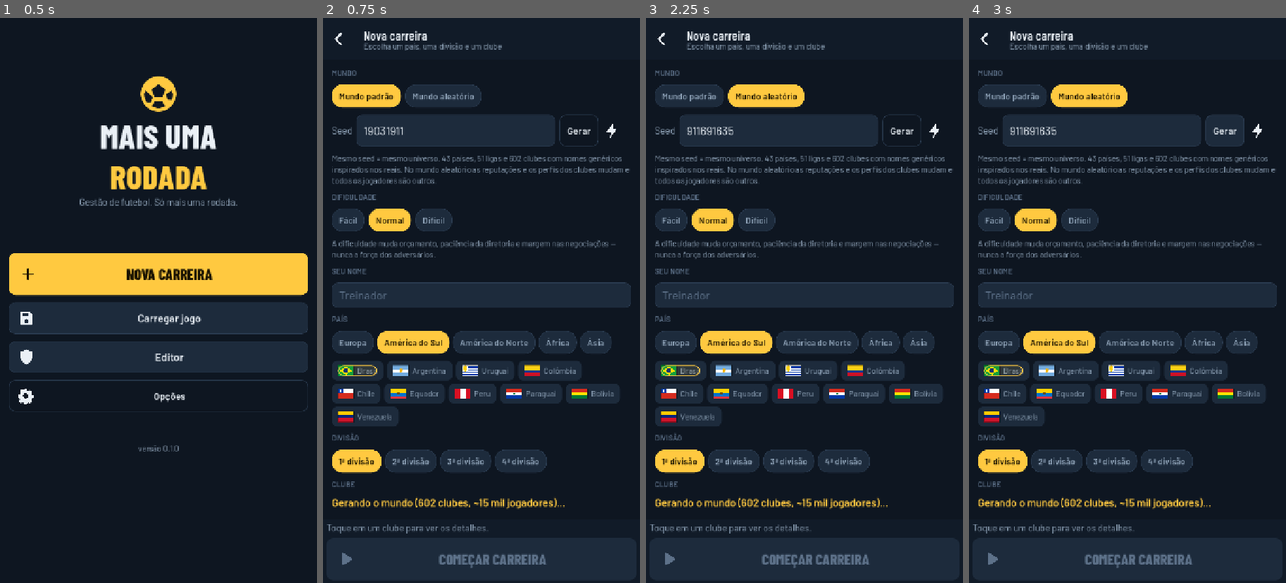
Above: before the commit, frames 1-4 (left to right).
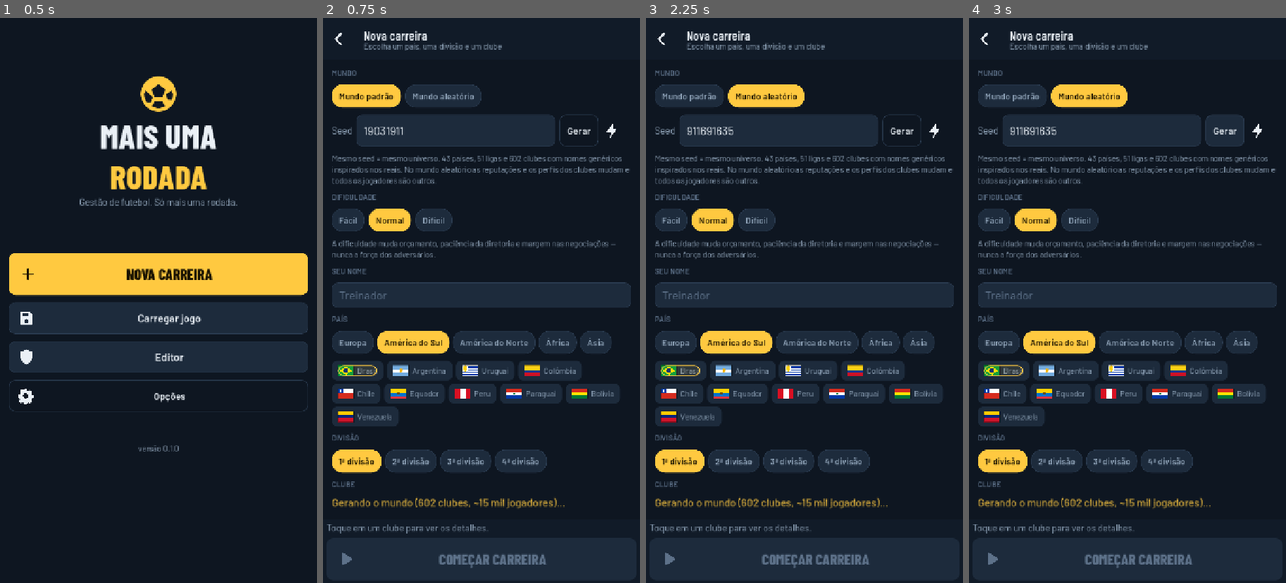
Above: after the commit, the same moments.

Repository: fragamurilo-netizen/games-and-games
Game: Godot game, scene res://scenes/main.tscn
The game is run twice, just before and just after one commit, with the same random seed, the same clock (stepped at 60 frames per second) and the same inputs.
Inputs:
- Up to frame 1 (0.5 s): no input
- Up to frame 2 (0.75 s): click "NOVA CARREIRA" at 0.5 s
- Up to frame 3 (2.25 s): click "Mundo padrão" at 1.25 s; click "Mundo aleatório" at 2 s
- Up to frame 4 (3 s): click "Gerar" at 2.75 s

Frame 1 is identical in both runs. In frame 2, 0.5% of the frame differs, in the area x 2-77%, y 85-87%; in frame 3, 0.5%; in frame 4, 0.5%.

Commit message:
Resposta ao toque, sombra/esmaecido nas bordas da rolagem e volta ao topo suave
- Botões, chips, linhas e abas encolhem levemente enquanto pressionados.
- Sombra sob a barra superior quando o conteúdo rolou; esmaecido no pé da tela
  quando ainda há conteúdo abaixo.
- Tocar na barra superior (ou de novo na aba atual) volta ao topo deslizando.
- scroll_check confere que a linha tocada volta ao tamanho após o arrasto.

Co-Authored-By: Claude Opus 5.5 <noreply@anthropic.com>
Claude-Session: https://claude.ai/code/session_01JiNczARFEMYUpKPPJFEJcv

Diff:
--- a/mais-uma-rodada/scripts/ui/base_screen.gd
+++ b/mais-uma-rodada/scripts/ui/base_screen.gd
@@ -56,7 +56,11 @@
 	return get_node_or_null("Body/Scroll") as ScrollContainer
 
 
+## Volta ao topo deslizando (tocar de novo na aba atual ou no título da barra superior).
 func scroll_to_top() -> void:
 	var s := scroll()
-	if s != null:
-		s.scroll_vertical = 0
+	if s == null or s.scroll_vertical == 0:
+		return
+	var tw := s.create_tween()
+	tw.tween_property(s, "scroll_vertical", 0, clampf(s.scroll_vertical / 4000.0, 0.15, 0.35)) \
+		.set_trans(Tween.TRANS_CUBIC).set_ease(Tween.EASE_OUT)
--- a/mais-uma-rodada/scripts/ui/components/bottom_nav.gd
+++ b/mais-uma-rodada/scripts/ui/components/bottom_nav.gd
@@ -30,6 +30,7 @@
 		b.custom_minimum_size = Vector2(0, 92)
 		b.toggle_mode = true
 		b.focus_mode = Control.FOCUS_NONE
+		UIKit.press_fx(b, null, 0.92)
 		var tab: String = t[0]
 		b.pressed.connect(func():
 			AudioManager.click()
--- a/mais-uma-rodada/scripts/ui/main.gd
+++ b/mais-uma-rodada/scripts/ui/main.gd
@@ -10,17 +10,74 @@
 @onready var toast_host: VBoxContainer = $Overlay/ToastBox/ToastHost
 
 var _safe := Rect2()
+var _shadow: TextureRect
+var _fade: TextureRect
 
 
 func _ready() -> void:
 	UIManager.register_main(self)
 	add_child(TouchScroll.new())
+	_shadow = _edge(Color(0, 0, 0, 0.45), Color(0, 0, 0, 0))
+	_fade = _edge(Color(UIColors.BG, 0.0), Color(UIColors.BG, 0.92))
+	# Tocar na barra superior leva a tela de volta ao topo.
+	top_bar.gui_input.connect(func(ev: InputEvent):
+		if ev is InputEventMouseButton and ev.pressed and ev.button_index == MOUSE_BUTTON_LEFT:
+			var cur := UIManager.current()
+			if cur != null:
+				cur.scroll_to_top())
 	get_viewport().size_changed.connect(_update_safe_area)
 	_update_safe_area()
 	top_bar.back_pressed.connect(func(): UIManager.handle_back())
 	bottom_nav.tab_selected.connect(_on_tab)
 	GameManager.world_changed.connect(func(): UIManager.refresh_chrome())
 	UIManager.goto("menu")
+
+
+## Bordas da área rolável: uma sombra sob a barra superior quando o conteúdo rolou por
+## baixo dela, e um esmaecido no pé quando ainda há conteúdo abaixo (sinal de que dá para
+## descer).
+func _edge(from: Color, to: Color) -> TextureRect:
+	var g := Gradient.new()
+	g.set_color(0, from)
+	g.set_color(1, to)
+	var tex := GradientTexture2D.new()
+	tex.gradient = g
+	tex.fill_from = Vector2(0, 0)
+	tex.fill_to = Vector2(0, 1)
+	tex.width = 4
+	tex.height = 32
+	var r := TextureRect.new()
+	r.texture = tex
+	r.expand_mode = TextureRect.EXPAND_IGNORE_SIZE
+	r.stretch_mode = TextureRect.STRETCH_SCALE
+	r.mouse_filter = Control.MOUSE_FILTER_IGNORE
+	r.z_index = 5
+	r.modulate.a = 0.0
+	screen_host.add_child(r)
+	return r
+
+
+func _process(_delta: float) -> void:
+	var cur := UIManager.current()
+	var sc: ScrollContainer = cur.scroll() if cur != null else null
+	var top := 0.0
+	var bottom := 0.0
+	if sc != null and sc.is_visible_in_tree():
+		var area := Rect2(sc.get_global_rect().position - screen_host.global_position, sc.size)
+		_shadow.position = area.position
+		_shadow.size = Vector2(area.size.x, 18)
+		_fade.position = Vector2(area.position.x, area.end.y - 56)
+		_fade.size = Vector2(area.size.x, 56)
+		var bar := sc.get_v_scroll_bar()
+		top = 1.0 if top_bar.visible and sc.scroll_vertical > 4 else 0.0
+		bottom = 1.0 if bar.max_value - bar.page - sc.scroll_vertical > 8 else 0.0
+	_ease_alpha(_shadow, top)
+	_ease_alpha(_fade, bottom)
+
+
+func _ease_alpha(r: TextureRect, want: float) -> void:
+	if not is_equal_approx(r.modulate.a, want):
+		r.modulate.a = move_toward(r.modulate.a, want, 0.15)
 
 
 func _on_tab(tab: String) -> void:
--- a/mais-uma-rodada/scripts/ui/ui_kit.gd
+++ b/mais-uma-rodada/scripts/ui/ui_kit.gd
@@ -43,6 +43,7 @@
 			cb.call())
 	b.custom_minimum_size.y = 72 if variation != "ChipButton" else 52
 	b.focus_mode = Control.FOCUS_NONE
+	press_fx(b)
 	return b
 
 
@@ -54,6 +55,7 @@
 	b.custom_minimum_size = Vector2(64, 64)
 	b.tooltip_text = tip
 	b.focus_mode = Control.FOCUS_NONE
+	press_fx(b, null, 0.9)
 	if cb.is_valid():
 		b.pressed.connect(func():
 			AudioManager.click()
@@ -71,11 +73,29 @@
 	b.button_pressed = pressed
 	b.custom_minimum_size.y = 52
 	b.focus_mode = Control.FOCUS_NONE
+	press_fx(b, null, 0.94)
 	if cb.is_valid():
 		b.pressed.connect(func():
 			AudioManager.click()
 			cb.call())
 	return b
+
+
+## Resposta ao toque: o alvo (o próprio botão, ou o card/linha que ele cobre) encolhe um
+## pouco enquanto está pressionado e volta ao soltar ou quando o toque vira rolagem.
+static func press_fx(b: BaseButton, target: Control = null, amount: float = 0.96) -> void:
+	var t: Control = target if target != null else b
+	b.button_down.connect(func(): _press_scale(t, amount))
+	b.button_up.connect(func(): _press_scale(t, 1.0))
+	b.mouse_exited.connect(func(): _press_scale(t, 1.0))
+
+
+static func _press_scale(t: Control, s: float) -> void:
+	if not is_instance_valid(t) or not t.is_inside_tree() or t.scale.x == s:
+		return
+	t.pivot_offset = t.size / 2.0
+	var tw := t.create_tween()
+	tw.tween_property(t, "scale", Vector2(s, s), 0.07 if s < 1.0 else 0.12)
 
 
 static func hbox(sep: int = 12) -> HBoxContainer:
@@ -267,6 +287,7 @@
 	b.focus_mode = Control.FOCUS_NONE
 	b.toggle_mode = toggle
 	b.name = "Tap"
+	press_fx(b, p, 0.98)
 	if cb.is_valid():
 		b.pressed.connect(func():
 			AudioManager.click()
--- a/mais-uma-rodada/tools/scroll_check_runner.gd
+++ b/mais-uma-rodada/tools/scroll_check_runner.gd
@@ -80,6 +80,11 @@
 	var after_swipe := sc.scroll_vertical
 	_check(after_swipe >= 400, "arrastar sobre as linhas rola a lista (%d px)" % after_swipe)
 	_check(UIManager.current() == screen, "arrastar não abre o jogador sob o dedo")
+	var shrunk := 0
+	for n in screen.find_children("Tap", "Button", true, false):
+		if (n.get_parent() as Control).scale != Vector2.ONE:
+			shrunk += 1
+	_check(shrunk == 0, "a linha tocada volta ao tamanho normal depois do arrasto")
 	await _swipe(mid + Vector2(0, -200), mid + Vector2(0, 100), 6)
 	await _ms(1500)
 	_check(sc.scroll_vertical < after_swipe, "arrastar para baixo sobe a lista (%d px)" % sc.scroll_vertical)
